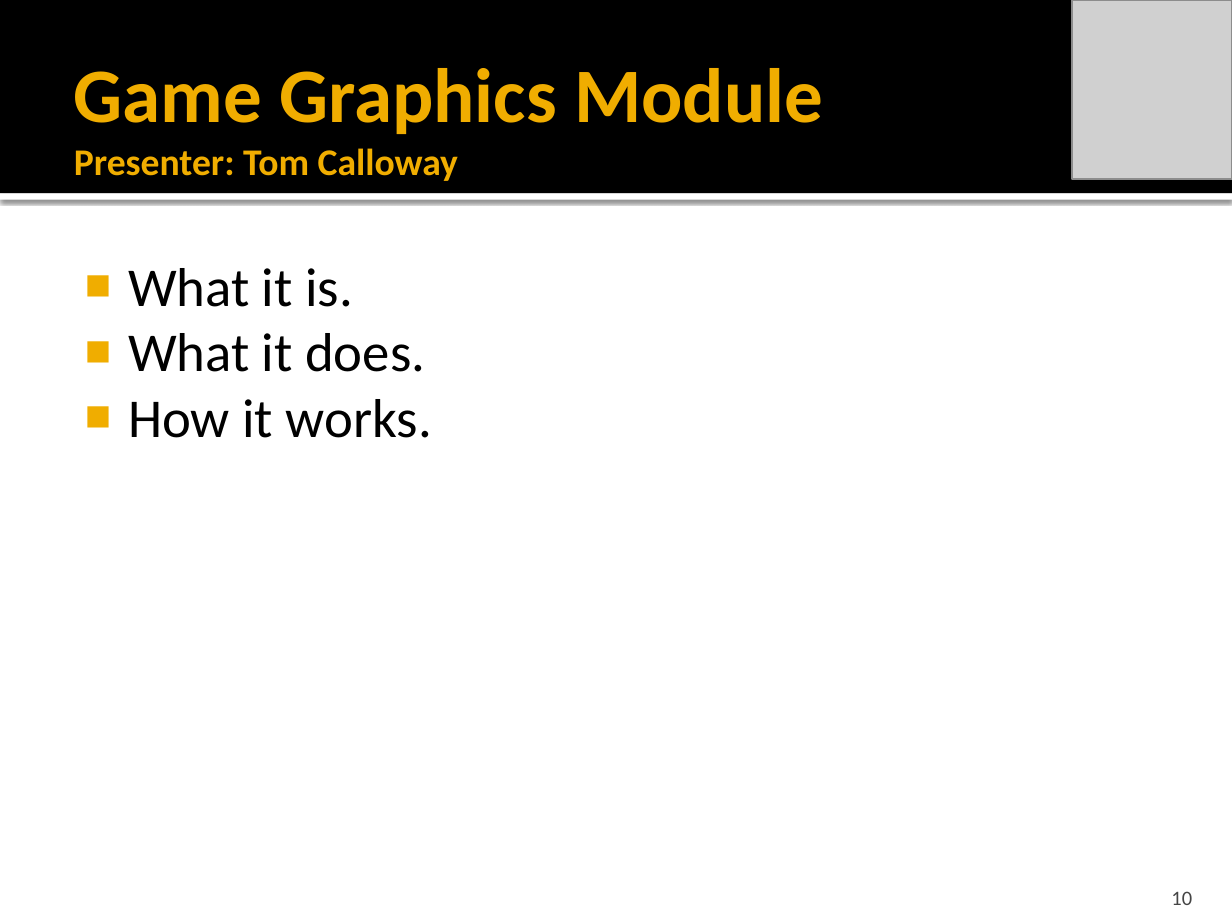
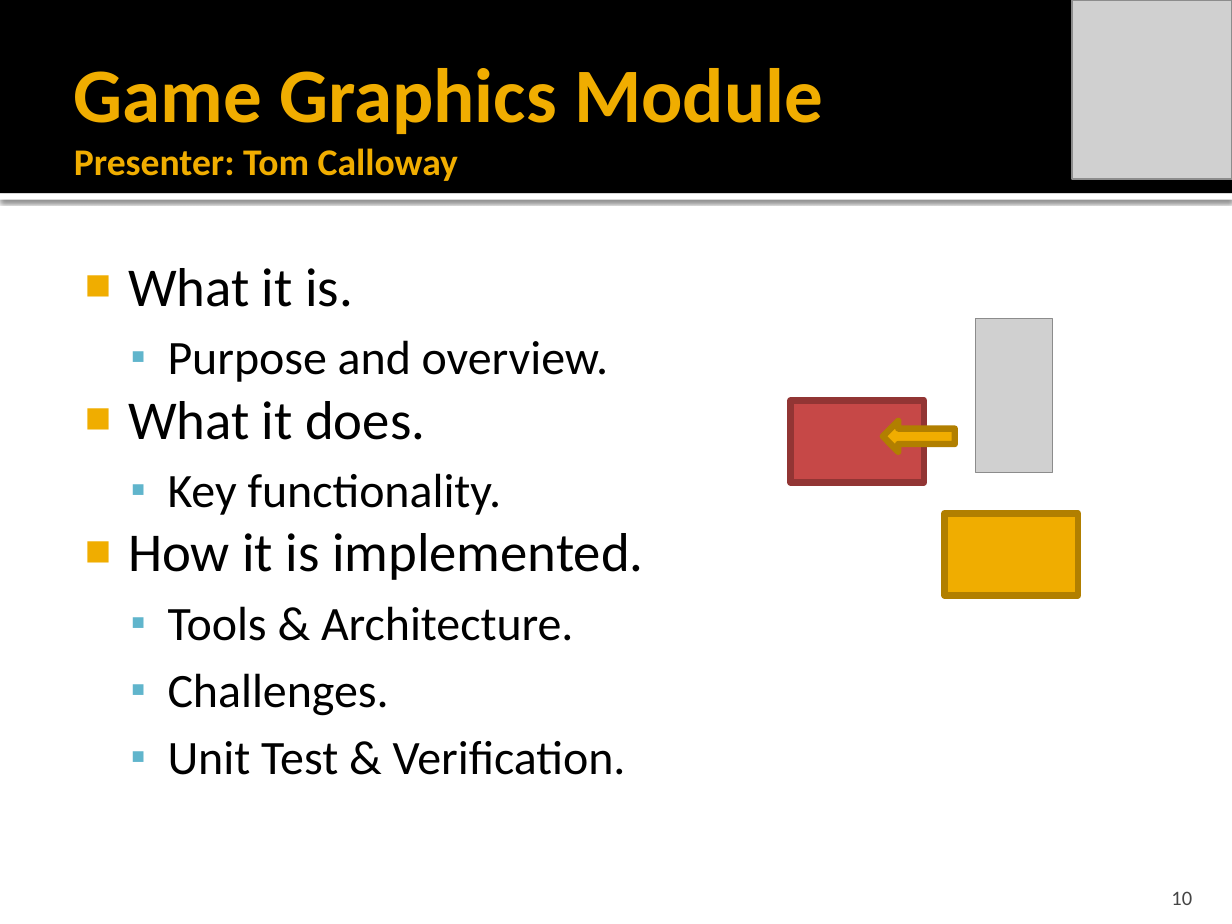
Before and after one commit to idxExtropy/duel-reality, a slide deck: slide 10 of Docs/DUEL REALITY .pptx. Drawn at 1232x924 pixels with LibreOffice and Linux fonts; fonts in the diff are those of the drawing; grey boxes stand for pictures. Boxes give left, top, right and bottom in pixels: in the first picture for what was removed or moved away, otherwise in the second. Text is boxed around its words. In the diff, an @@ line names an element or a change of style, - is before the commit and + after.

```diff
--- a/Docs/DUEL REALITY .pptx
+++ b/Docs/DUEL REALITY .pptx
@@ text at [168, 340, 608, 382]: paragraph added @@
+  ▪ Purpose and overview.
@@ group added at [791, 318, 1078, 596]: 2 rectangles, 1 picture, 1 left arrow @@
@@ text at [128, 473, 644, 775]: text changed; size 32 to 28 pt @@
-■ How it works.
+  ▪ Key functionality.
+■ How it is implemented.
+  ▪ Tools & Architecture.
+  ▪ Challenges.
+  ▪ Unit Test & Verification.
```
Also in this commit, not shown: 4 other slides changed, 3 slides added, 1 slide removed.
